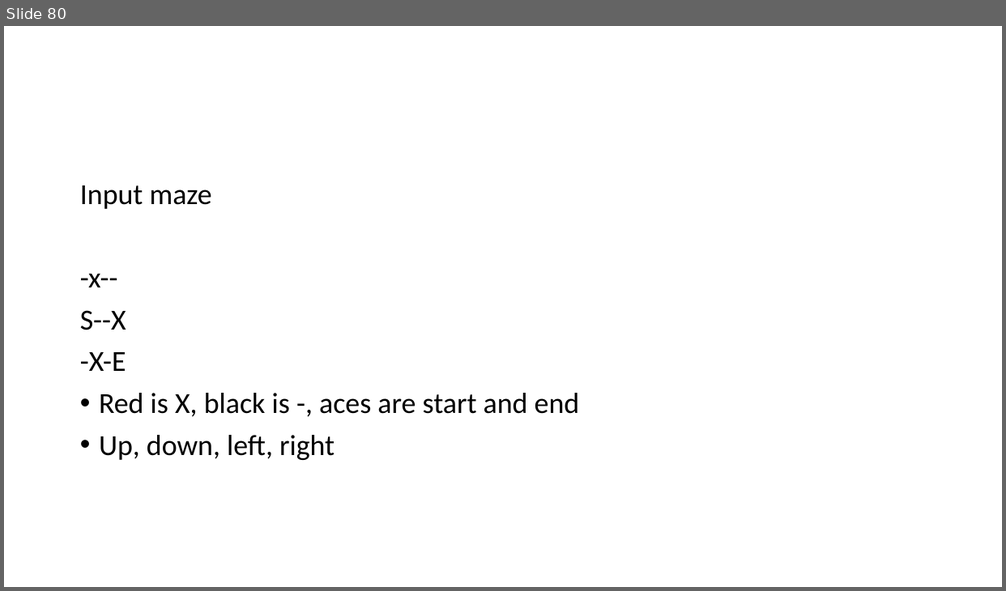
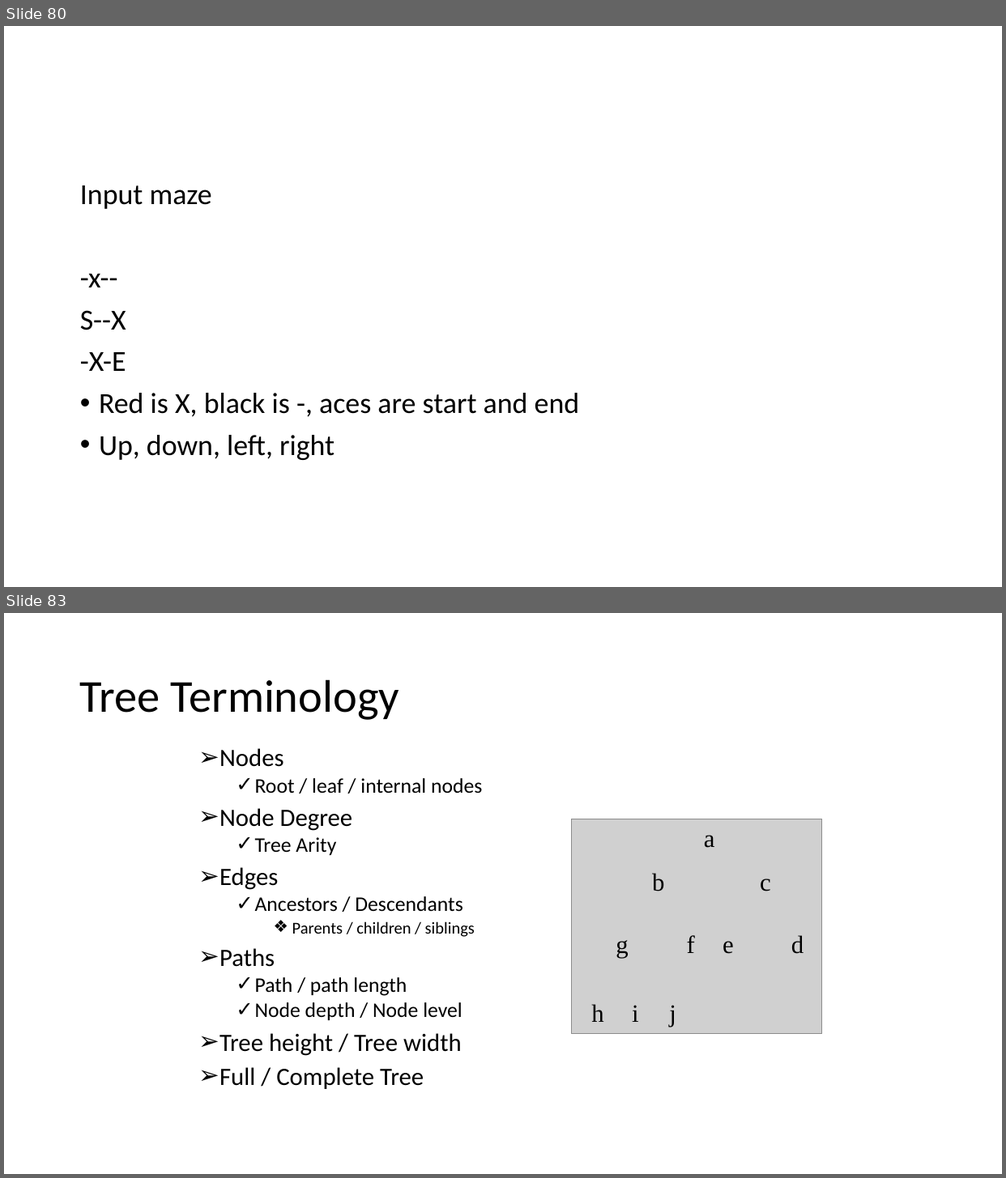
Before and after one commit to skalakm/232, a slide deck: notes.pptx. Shown one above the other, each under a label of ours: slide 80 before the commit, slides 80 and 83 after it; the slides between them are not shown. The pictures are 1006x591 and 1006x1178 pixels, drawn with LibreOffice and Linux fonts; fonts in the diff are those of the drawing; grey boxes stand for pictures. Boxes give left, top, right and bottom in pixels: in the first picture for what was removed or moved away, otherwise in the second. Text is boxed around its words. In the diff, an @@ line names an element or a change of style, - is before the commit and + after.

```diff
--- a/notes.pptx
+++ b/notes.pptx
@@ slide 83 added at bbox=[4, 613, 1002, 1174], background #FFFFFF @@
@@ title added at bbox=[80, 679, 399, 720], 44 pt, text #000000 @@
+Tree Terminology
@@ text added at bbox=[219, 748, 482, 1089], 20 pt, text #000000 @@
+➢ Nodes
+  ✓ Root / leaf / internal nodes
+➢ Node Degree
+  ✓ Tree Arity
+➢ Edges
+  ✓ Ancestors / Descendants
+    ❖ Parents / children / siblings
+➢ Paths
+  ✓ Path / path length
+  ✓ Node depth / Node level
+➢ Tree height / Tree width
+➢ Full / Complete Tree
@@ group added at bbox=[572, 819, 822, 1034]: 10 texts, 1 picture @@
+a
+b
+c
+d
+e
+f
+g
+h
+i
+j
```
Also in this commit, not shown: 6 other slides added.
